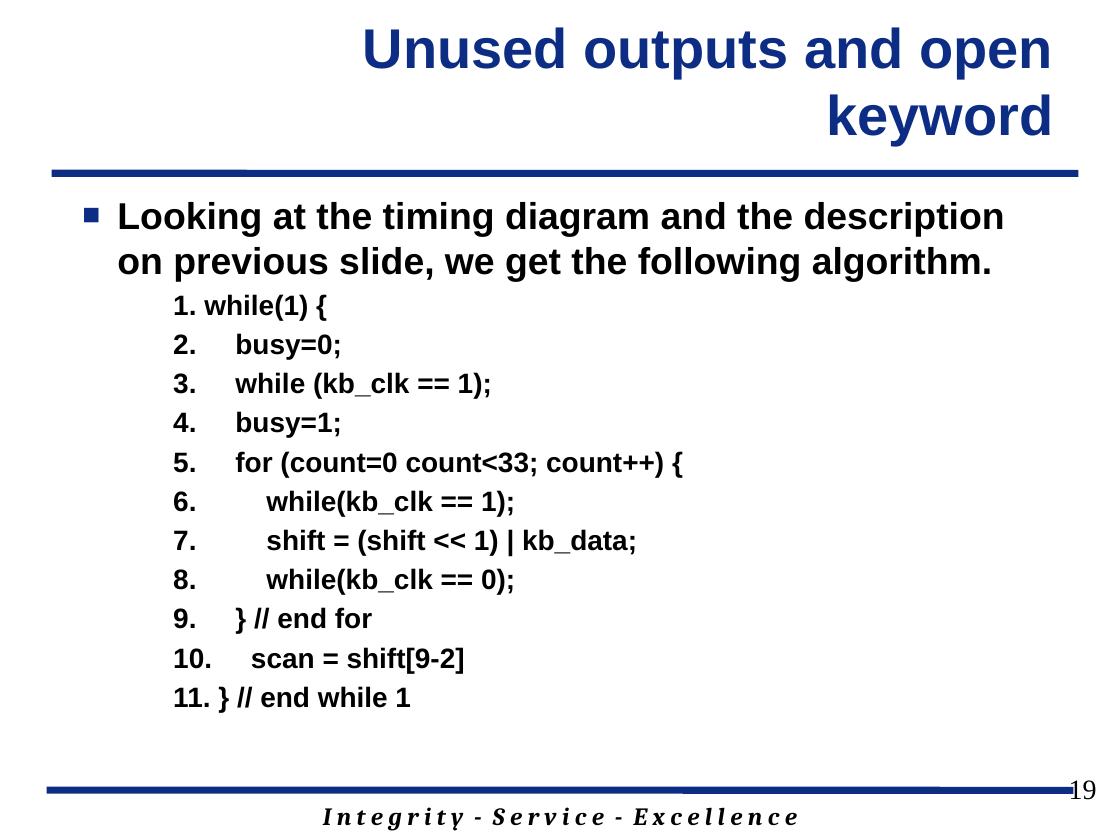
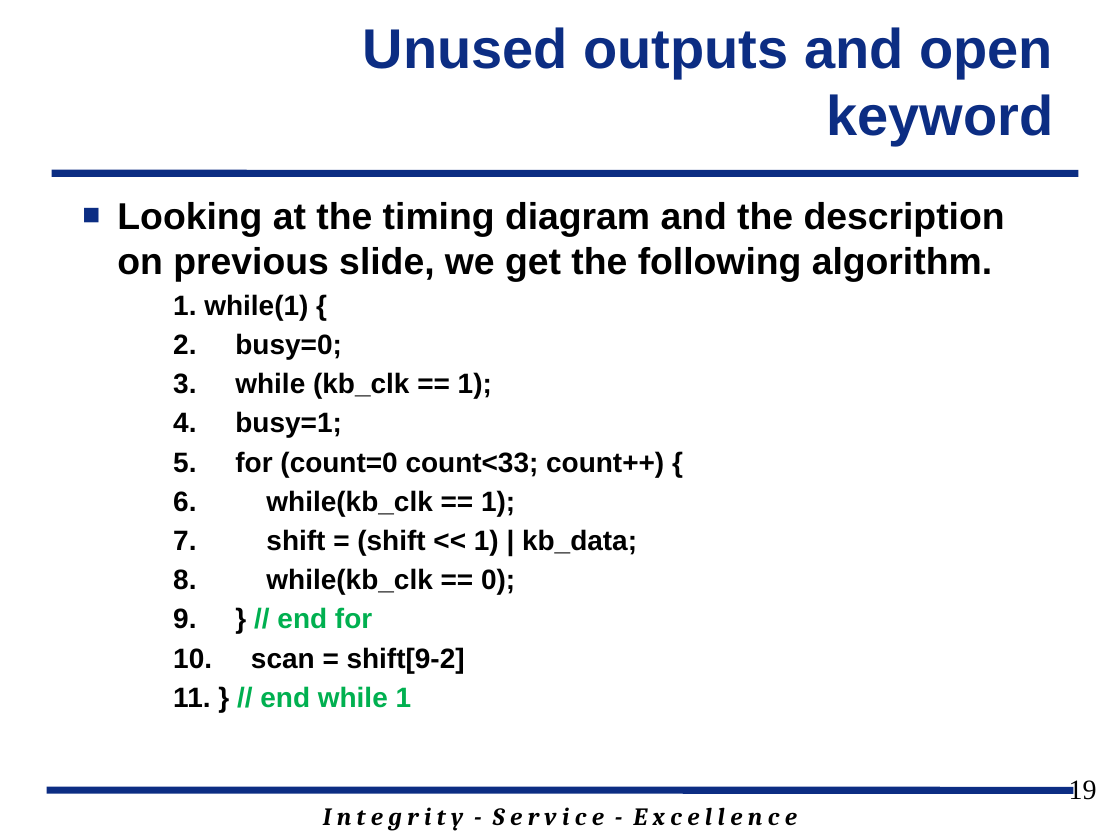
Before and after one commit to jfalkinburg/ECE383_web, a slide deck: slide 19 of lecture/slides/ECE_383_Lec11.pptx. Drawn at 1120x840 pixels with LibreOffice and Linux fonts; fonts in the diff are those of the drawing; background and template pictures are left out. Boxes give left, top, right and bottom in pixels: in the first picture for what was removed or moved away, otherwise in the second. Text is boxed around its words. In the diff, an @@ line names an element or a change of style, - is before the commit and + after.

```diff
--- a/lecture/slides/ECE_383_Lec11.pptx
+++ b/lecture/slides/ECE_383_Lec11.pptx
@@ text at [173,607,412,708]: text colour #000000 to #00B050 in "// end for", "// end while 1" @@
```
Also in this commit, not shown: 1 other slide changed, 9 other files.
